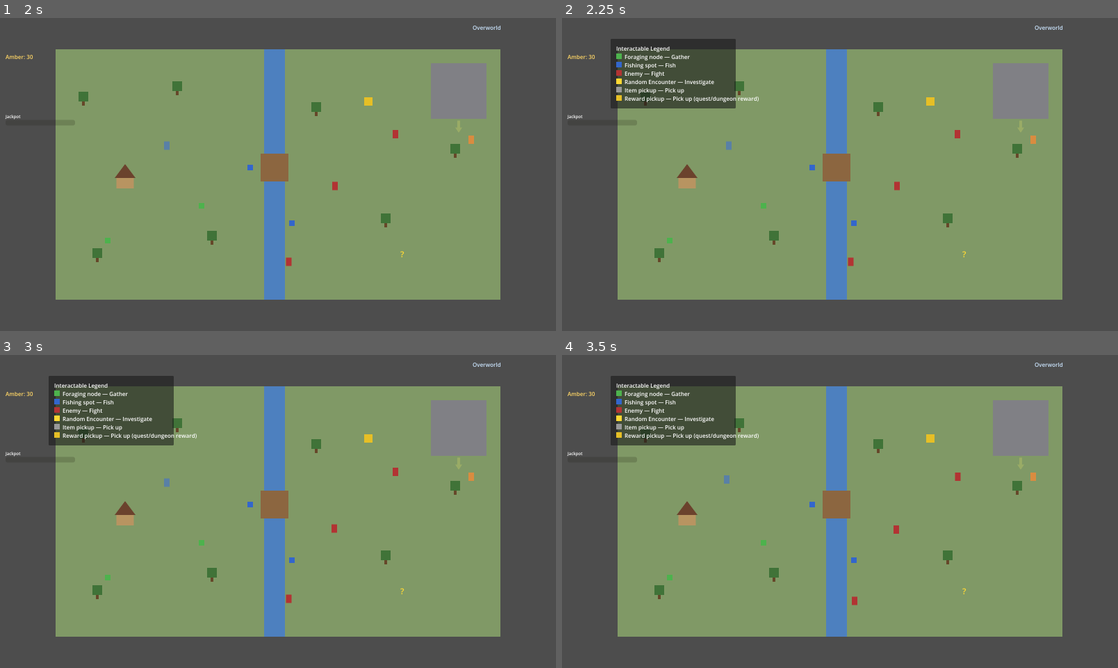
Above: before the commit, frames 1-4 (two rows, left to right).
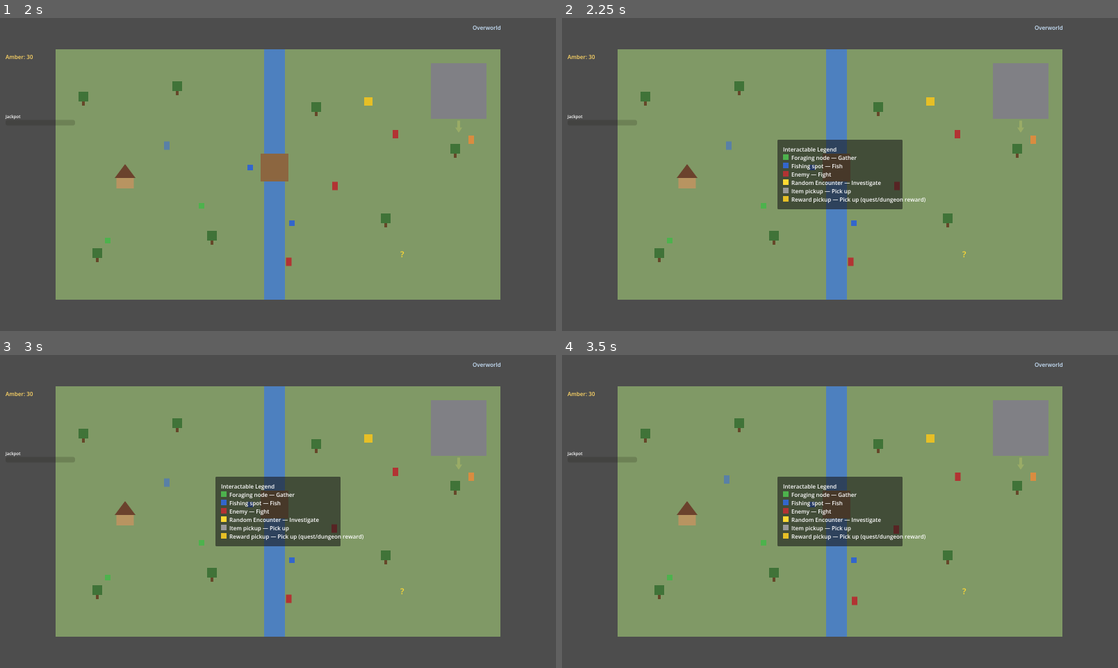
Above: after the commit, the same moments.

Repository: djkipyaboy/bunnies
Game: Godot game, scene res://world/dungeon_demo.tscn
The game is run twice, just before and just after one commit, with the same random seed, the same clock (stepped at 60 frames per second) and the same inputs. This scene is started directly instead of the project's main scene.
Inputs (mouse positions are in pixels of both pictures, inside the frame that each line leads up to):
- Up to frame 1 (2 s): move the mouse to (400, 158) at 0.52 s; hold D (move_right) 0.53-1.25 s; hold E (interact) 0.53-1.25 s; click (400, 158) at 0.67 s; drag from (166, 190) to (455, 124) at 1.27 s
- Up to frame 2 (2.25 s): tap Enter at 2 s; move the mouse to (895, 105) at 2.02 s; hold D (move_right) from 2.03 s (still down); hold K (toggle_interactable_legend) from 2.03 s (still down)
- Up to frame 3 (3 s): release D (move_right) at 2.75 s; release K (toggle_interactable_legend) at 2.75 s; tap Space at 2.75 s; drag from (250, 574) to (122, 524) at 2.77 s
- Up to frame 4 (3.5 s): no input

Frame 1 is identical in both runs. In frame 2, 9.9% of the frame differs, in the area x 8-66%, y 6-62%; in frame 3, 9.9%; in frame 4, 9.9%.

Commit message:
fix(ui): center menu panels and fix Professions' oversized scale
Playtest feedback (2026-08-10): every menu panel except Professions was
pinned to a corner instead of centered, and Professions itself rendered
noticeably larger than its siblings because it was the only one using a
2x UI scale.

- ProfessionsMenuPanel: scale 2.0 -> 1.0, matching every other panel.
- InventoryMenuPanel: added dynamic recentering (mirrors Professions'
  _recenter_on_viewport(), since its height varies by active tab) called
  at the end of _rebuild().
- TalentMenuPanel/QuestLogPanel/InteractableLegendPanel: fixed-size panels,
  recentered once at construction in all 3 world scenes.
- VendorPromptPanel: was never positioned at all (rendered at (0,0)) --
  harmless until the Quest Tracker's persistent text started overlapping
  it. Now centered too.
- QuestPopupPanel deliberately left at its existing, non-centered position
  -- it's designed to stay open while the Adventuring Board is open, and
  centering it would reintroduce the Board-overlap bug two fix rounds in
  the quest-popups-and-tutorial-wiring plan already resolved.

Diff:
--- a/combat/ui/inventory_menu_panel.gd
+++ b/combat/ui/inventory_menu_panel.gd
@@ -403,6 +403,18 @@
 			bottom += 3.0 * (SLOT_H + SLOT_GAP)
 	custom_minimum_size = Vector2(PANEL_W, bottom)
 	size = custom_minimum_size
+	_recenter_on_viewport()
+
+## Recomputes this panel's own screen position so it stays centered regardless of which tab is
+## active (2026-08-10 playtest finding — every tab besides Bag/Vault has a different row count, so
+## a fixed position left the panel visibly off-center on most tabs). Mirrors
+## ProfessionsMenuPanel._recenter_on_viewport()'s exact formula; this panel has no `scale` of its
+## own, so the multiply is a no-op here, kept for consistency with that sibling.
+func _recenter_on_viewport() -> void:
+	if not is_inside_tree():
+		return
+	var vp: Vector2 = get_viewport_rect().size
+	position = ((vp - size * scale) / 2.0).round()
 
 func _build_paperdoll_column(col: int, c: Combatant) -> void:
 	var x: float = PAD + float(col) * (COLUMN_W + COLUMN_GAP)
--- a/combat/ui/professions_menu_panel.gd
+++ b/combat/ui/professions_menu_panel.gd
@@ -218,7 +218,11 @@
 	custom_minimum_size = Vector2(PANEL_W, 480.0)
 	size = custom_minimum_size
 	visible = false
-	scale = Vector2(2.0, 2.0)
+	# 1.0, not the 2x this panel used to render at (2026-08-10 playtest finding) — every sibling
+	# menu panel (Inventory/Talent/QuestLog/Legend) is unscaled, so a lone 2x panel read as
+	# noticeably oversized next to them. _recenter_on_viewport() below already multiplies by
+	# `scale`, so dropping it to 1.0 needs no other change here.
+	scale = Vector2(1.0, 1.0)
 
 	_tempering_panel = TemperingReelsPanel.new()
 	_tempering_panel.top_level = true
--- a/world/dungeon_demo.gd
+++ b/world/dungeon_demo.gd
@@ -289,7 +289,7 @@
 	_inventory_panel.item_discarded.connect(_on_item_discarded)
 
 	_talent_panel = TalentMenuPanel.new()
-	_talent_panel.position = Vector2(140, 60)
+	_talent_panel.position = Vector2(490, 150)   # centered: PANEL_W=620/PANEL_H=600 on a 1600x900 viewport
 	_talent_panel.hide()
 	ui.add_child(_talent_panel)
 
@@ -299,12 +299,12 @@
 	_professions_panel.set_log_fn(func(line: String) -> void: _handoff().log_event(line, _handoff().CATEGORY_CRAFTING))
 
 	_quest_log_panel = QuestLogPanel.new()
-	_quest_log_panel.position = Vector2(140, 60)
+	_quest_log_panel.position = Vector2(520, 290)   # centered: PANEL_W=560/PANEL_H=320 on a 1600x900 viewport
 	_quest_log_panel.hide()
 	ui.add_child(_quest_log_panel)
 
 	_legend_panel = InteractableLegendPanel.new()
-	_legend_panel.position = Vector2(140, 60)
+	_legend_panel.position = Vector2(620, 350)   # centered: 360x200 on a 1600x900 viewport
 	_legend_panel.hide()
 	ui.add_child(_legend_panel)
 
--- a/world/overworld_demo.gd
+++ b/world/overworld_demo.gd
@@ -290,7 +290,7 @@
 	_inventory_panel.item_discarded.connect(_on_item_discarded)
 
 	_talent_panel = TalentMenuPanel.new()
-	_talent_panel.position = Vector2(140, 60)
+	_talent_panel.position = Vector2(490, 150)   # centered: PANEL_W=620/PANEL_H=600 on a 1600x900 viewport
 	_talent_panel.hide()
 	ui.add_child(_talent_panel)
 
@@ -300,12 +300,12 @@
 	_professions_panel.set_log_fn(func(line: String) -> void: _handoff().log_event(line, _handoff().CATEGORY_CRAFTING))
 
 	_quest_log_panel = QuestLogPanel.new()
-	_quest_log_panel.position = Vector2(140, 60)
+	_quest_log_panel.position = Vector2(520, 290)   # centered: PANEL_W=560/PANEL_H=320 on a 1600x900 viewport
 	_quest_log_panel.hide()
 	ui.add_child(_quest_log_panel)
 
 	_legend_panel = InteractableLegendPanel.new()
-	_legend_panel.position = Vector2(140, 60)
+	_legend_panel.position = Vector2(620, 350)   # centered: 360x200 on a 1600x900 viewport
 	_legend_panel.hide()
 	ui.add_child(_legend_panel)
 
--- a/world/town_demo.gd
+++ b/world/town_demo.gd
@@ -371,7 +371,7 @@
 	_inventory_panel.thank_you_note_requested.connect(_on_thank_you_note_requested)
 
 	_talent_panel = TalentMenuPanel.new()
-	_talent_panel.position = Vector2(140, 60)
+	_talent_panel.position = Vector2(490, 150)   # centered: PANEL_W=620/PANEL_H=600 on a 1600x900 viewport
 	_talent_panel.hide()
 	_ui_layer.add_child(_talent_panel)
 
@@ -381,11 +381,17 @@
 	_professions_panel.set_log_fn(func(line: String) -> void: _handoff().log_event(line, _handoff().CATEGORY_CRAFTING))
 
 	_quest_log_panel = QuestLogPanel.new()
-	_quest_log_panel.position = Vector2(140, 60)
+	_quest_log_panel.position = Vector2(520, 290)   # centered: PANEL_W=560/PANEL_H=320 on a 1600x900 viewport
 	_quest_log_panel.hide()
 	_ui_layer.add_child(_quest_log_panel)
 
 	_quest_popup_panel = QuestPopupPanel.new()
+	# Deliberately NOT centered, unlike the other menu panels (2026-08-10 playtest pass) -- this
+	# is the one panel that's designed to stay open WHILE the Board is open (it's triggered by
+	# clicking a Board row without closing the Board first). A screen-centered position here
+	# would overlap the Board again, exactly the bug two fix rounds already resolved in the
+	# quest-popups-and-tutorial-wiring plan. Keep this at a spot verified clear of the Board
+	# (Vector2(500,150), ~420x378) and the Event Log (Vector2(880,500), 432x260).
 	_quest_popup_panel.position = Vector2(1050, 100)
 	_quest_popup_panel.hide()
 	_ui_layer.add_child(_quest_popup_panel)
@@ -393,11 +399,17 @@
 	_quest_popup_panel.completed.connect(_on_quest_popup_completed)
 	_quest_popup_panel.declined.connect(_on_quest_popup_declined)
 	_legend_panel = InteractableLegendPanel.new()
-	_legend_panel.position = Vector2(140, 60)
+	_legend_panel.position = Vector2(620, 350)   # centered: 360x200 on a 1600x900 viewport
 	_legend_panel.hide()
 	_ui_layer.add_child(_legend_panel)
 
 	_vendor_prompt_panel = VendorPromptPanel.new()
+	# Never positioned before 2026-08-10 (rendered at the default (0,0)) -- harmless until the
+	# Quest Tracker (Plan 1) started rendering persistent text starting at y=140, which a
+	# corner-pinned VendorPromptPanel then visibly overlapped (2026-08-10 playtest finding).
+	# Centered: PANEL_W=320, fixed content height=174 (PAD+GREETING_H+8+3*ROW_H+PAD) on the
+	# 1600x900 viewport -- (1600-320)/2=640, (900-174)/2=363.
+	_vendor_prompt_panel.position = Vector2(640, 363)
 	_vendor_prompt_panel.hide()
 	_ui_layer.add_child(_vendor_prompt_panel)
 	_vendor_prompt_panel.talk_pressed.connect(_on_vendor_talk_pressed)
